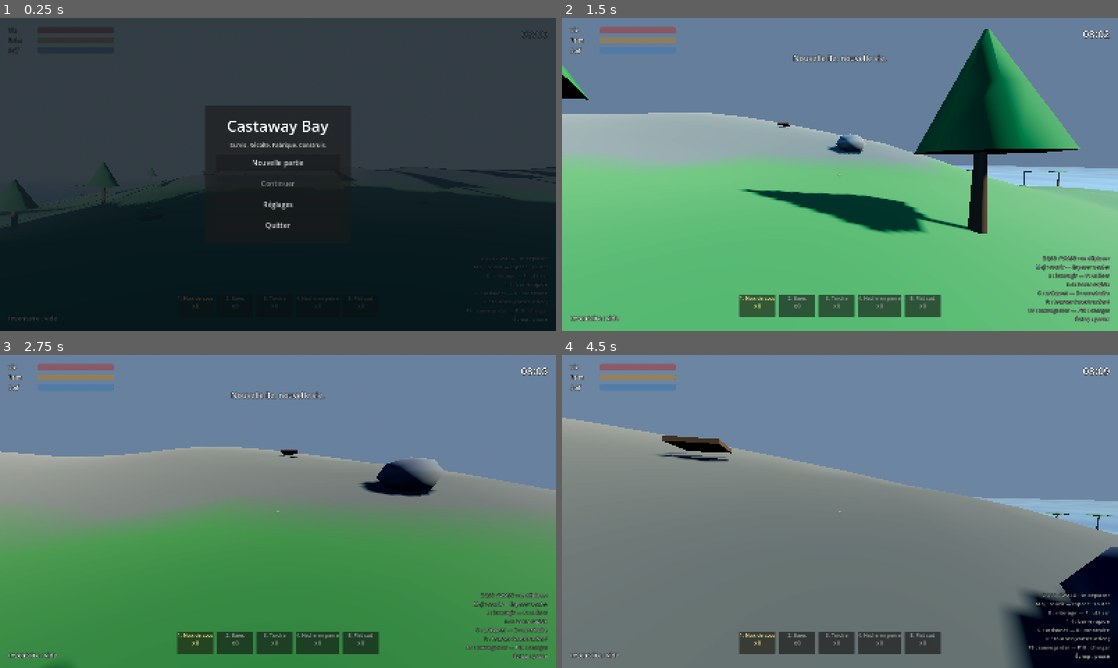
Above: before the commit, frames 1-4 (two rows, left to right).
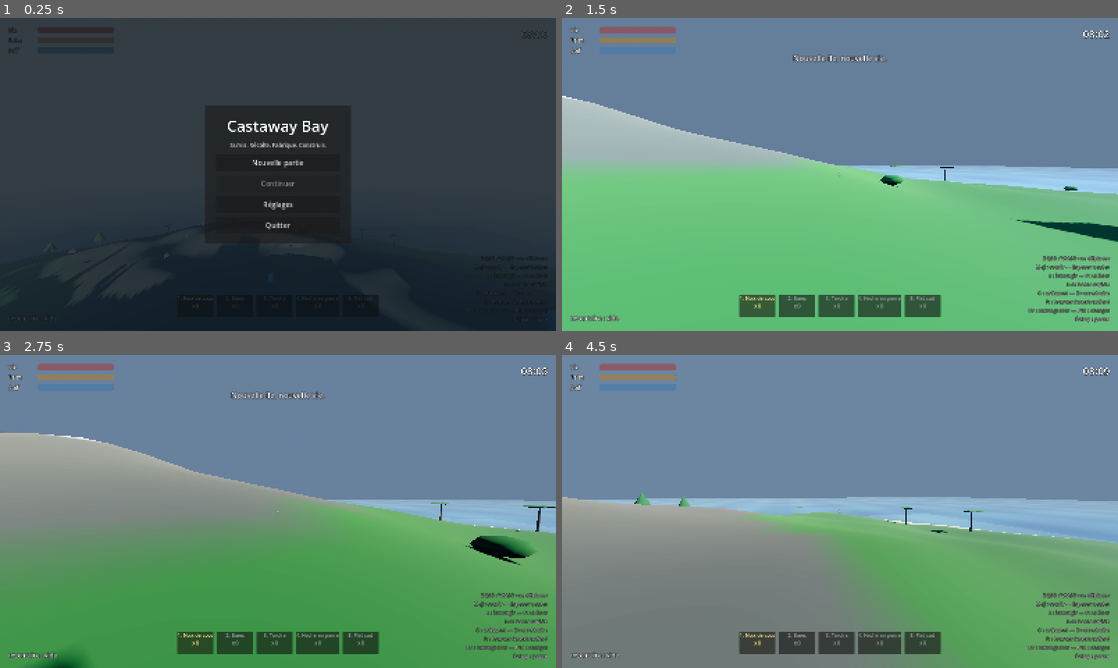
Above: after the commit, the same moments.

Repository: WinnyKing57/castaway-bay
Game: Godot game, scene res://main.tscn
Two runs of this game, one before a commit and one after it. Both use one fixed random seed, a clock stepped at 60 frames per second and the inputs below.
Inputs (mouse positions are in pixels of both pictures, inside the frame that each line leads up to):
- Up to frame 1 (0.25 s): no input
- Up to frame 2 (1.5 s): click "Nouvelle partie" at 0.5 s; tap Enter (ui_accept) at 1.25 s; move the mouse to (867, 174) at 1.27 s; hold W (move_forward) from 1.28 s (still down); hold Page Down (build_level_down) from 1.28 s (still down); click (867, 174) at 1.42 s
- Up to frame 3 (2.75 s): keep holding W (move_forward); tap Space (jump) at 1.52, 2.27 s; move the mouse to (250, 511) at 2.02 s; release Page Down (build_level_down) at 2.03 s; tap V (build_level_lock) at 2.1 s
- Up to frame 4 (4.5 s): keep holding W (move_forward); move the mouse to (851, 505) at 2.77 s; hold Page Up (build_level_up) 2.78-3.53 s; move the mouse to (834, 517) at 3.52 s; tap E (interact) at 3.6 s; click (834, 517) at 3.67 s; tap Space (jump) at 3.77 s; move the mouse to (878, 514) at 4.27 s; hold R (rotate_build) from 4.28 s (still down)

The runs differ from the first frame. In frame 1, 17% of the frame differs, in the area x 0-100%, y 46-100%; in frame 2, 17%; in frame 3, 18%; in frame 4, 40%, in the area x 0-100%, y 20-100%.

Commit message:
feat(world): variation de relief (second bruit) - amelioration carte
- island.gd : deux couches de bruit (noise + noise2) pour des zones de hautes
  terres / plaines distinctes

Smoke test : SMOKE_TEST OK

Diff:
--- a/world/island.gd
+++ b/world/island.gd
@@ -12,6 +12,7 @@
 const SEA_LEVEL := 0.0
 
 var _noise: FastNoiseLite
+var _noise2: FastNoiseLite
 var _mesh_instance: MeshInstance3D
 var _generated := false
 
@@ -31,6 +32,12 @@
 	_noise.frequency = 0.006
 	_noise.fractal_type = FastNoiseLite.FRACTAL_FBM
 	_noise.fractal_octaves = 4
+	_noise2 = FastNoiseLite.new()
+	_noise2.seed = _noise.seed + 777
+	_noise2.noise_type = FastNoiseLite.TYPE_SIMPLEX_SMOOTH
+	_noise2.frequency = 0.004
+	_noise2.fractal_type = FastNoiseLite.FRACTAL_FBM
+	_noise2.fractal_octaves = 3
 
 	GameState.world_seed = _noise.seed
 
@@ -62,6 +69,9 @@
 	var n := _noise.get_noise_2d(x, z) * 0.5 + 0.5
 	var height := pow(n, 1.7) * 26.0 * falloff
 	height -= 3.5 * (1.0 - falloff)
+	if _noise2 != null:
+		var n2 := _noise2.get_noise_2d(x, z) * 0.5 + 0.5
+		height += pow(n2, 1.6) * 12.0 * falloff
 	return height
 
 
